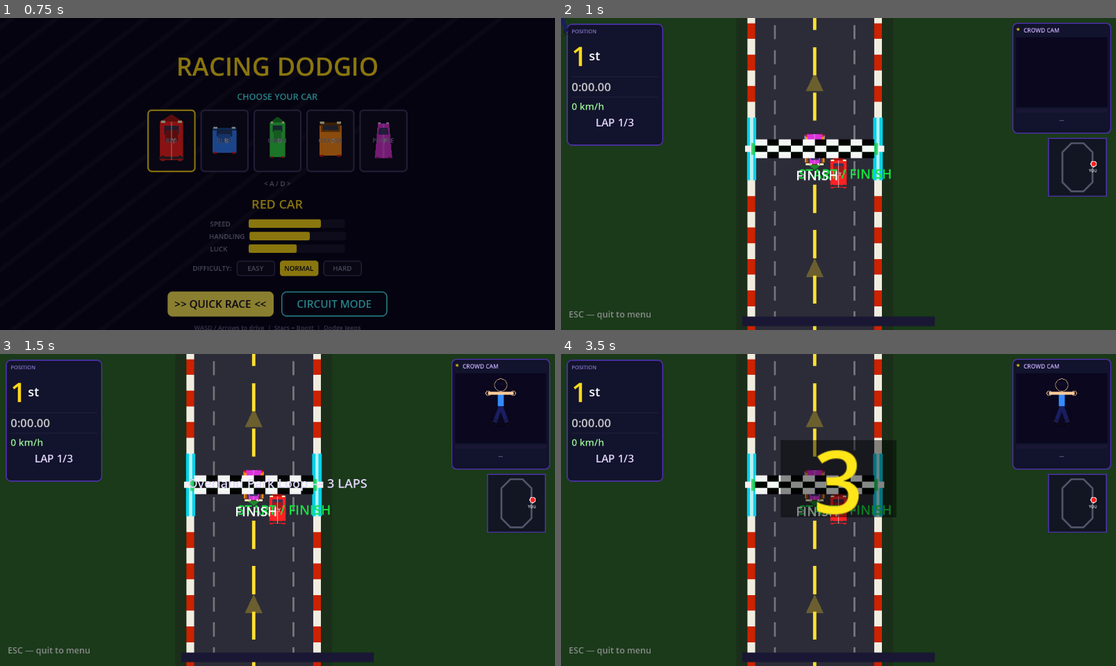
Above: before the commit, frames 1-4 (two rows, left to right).
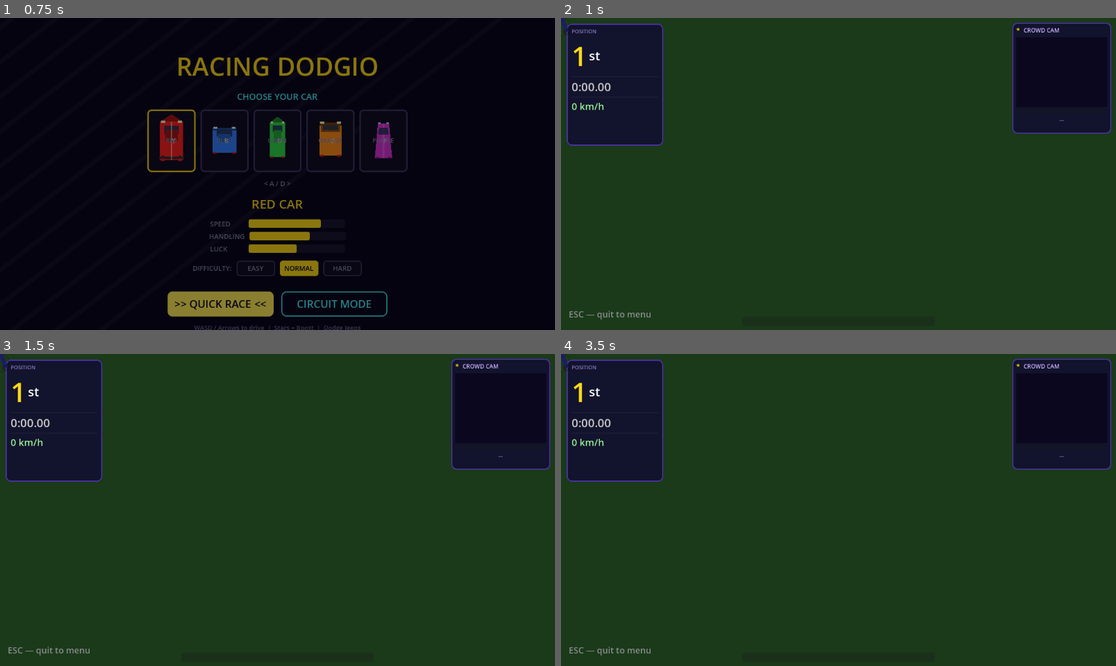
Above: after the commit, the same moments.

Repository: Carlos3652/racing-dodgio
Game: Godot game, scene res://main_menu.tscn
Same seed, same stepped clock (60 frames per second), same inputs: the game is played once before the commit and once after it.
Inputs:
- Up to frame 1 (0.75 s): click ">> QUICK RACE <<" at 0.5 s
- Up to frame 2 (1 s): no input
- Up to frame 3 (1.5 s): tap Enter (ui_accept) at 1.25 s; hold D (ui_right) from 1.28 s (still down)
- Up to frame 4 (3.5 s): tap Enter (ui_accept) at 1.52, 2, 2.27, 2.75 s; release D (ui_right) at 2.03 s; hold S (ui_down) 2.03-2.78 s; hold D (ui_right) from 2.78 s (still down)

Frame 1 is identical in both runs. In frame 2, 27% of the frame differs, in the area x 6-99%, y 0-100%; in frame 3, 27%; in frame 4, 27%, in the area x 0-99%, y 0-100%.
Error after the commit: Parse Error: Cannot find member "LINE_CAP_SQUARE" in base "Line2D". (res://race_manager.gd:274)

Commit message:
Fix curb stripe overlap on tight curves
Increase sub_count from 4 to 8 for finer curve subdivision and switch
Line2D cap modes from LINE_CAP_NONE to LINE_CAP_SQUARE to eliminate
visual gaps between adjacent stripes on sharp corners.

Co-Authored-By: Claude Opus 4.6 <noreply@anthropic.com>

Diff:
--- a/race_manager.gd
+++ b/race_manager.gd
@@ -267,19 +267,19 @@
 			var col  = CURB_WHITE if is_white else CURB_RED
 
 			# Subdivide stripe into multiple points so it follows the curve on corners
-			var sub_count = 4  # 4 sub-segments per stripe = 5 sample points
+			var sub_count = 8  # 8 sub-segments per stripe = 9 sample points
 			var left = Line2D.new()
 			left.width         = CURB_STRIPE_WIDTH
 			left.default_color = col
-			left.begin_cap_mode = Line2D.LINE_CAP_NONE
-			left.end_cap_mode   = Line2D.LINE_CAP_NONE
+			left.begin_cap_mode = Line2D.LINE_CAP_SQUARE
+			left.end_cap_mode   = Line2D.LINE_CAP_SQUARE
 			left.z_index = 1
 
 			var right = Line2D.new()
 			right.width         = CURB_STRIPE_WIDTH
 			right.default_color = col
-			right.begin_cap_mode = Line2D.LINE_CAP_NONE
-			right.end_cap_mode   = Line2D.LINE_CAP_NONE
+			right.begin_cap_mode = Line2D.LINE_CAP_SQUARE
+			right.end_cap_mode   = Line2D.LINE_CAP_SQUARE
 			right.z_index = 1
 
 			for s in range(sub_count + 1):
